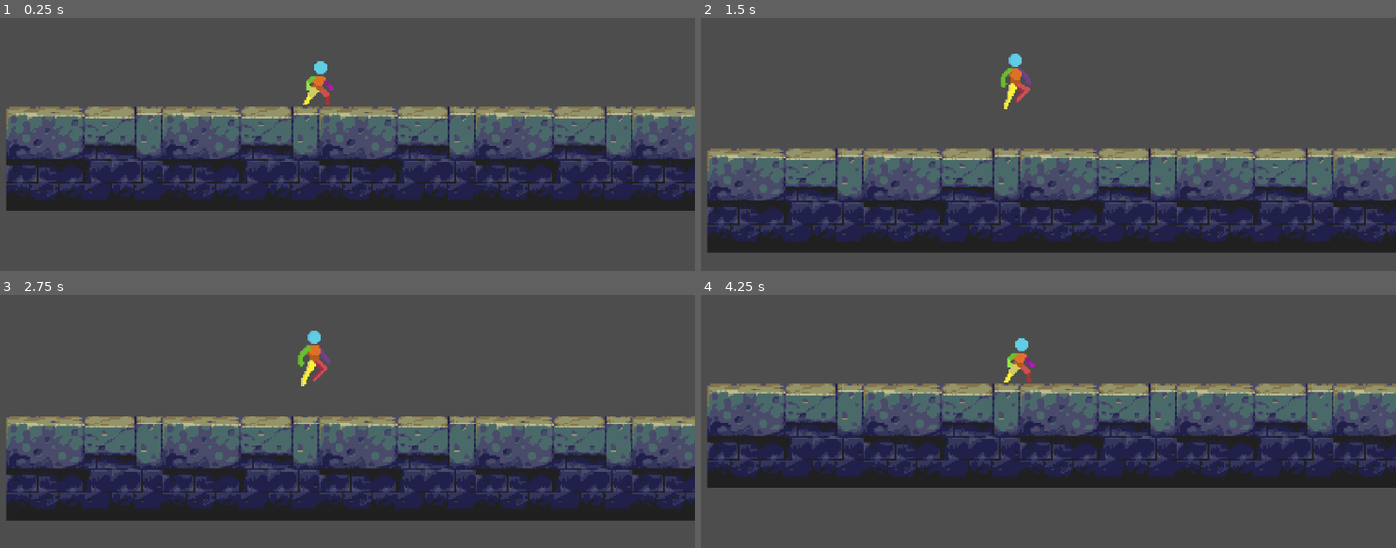
Above: before the commit, frames 1-4 (two rows, left to right).
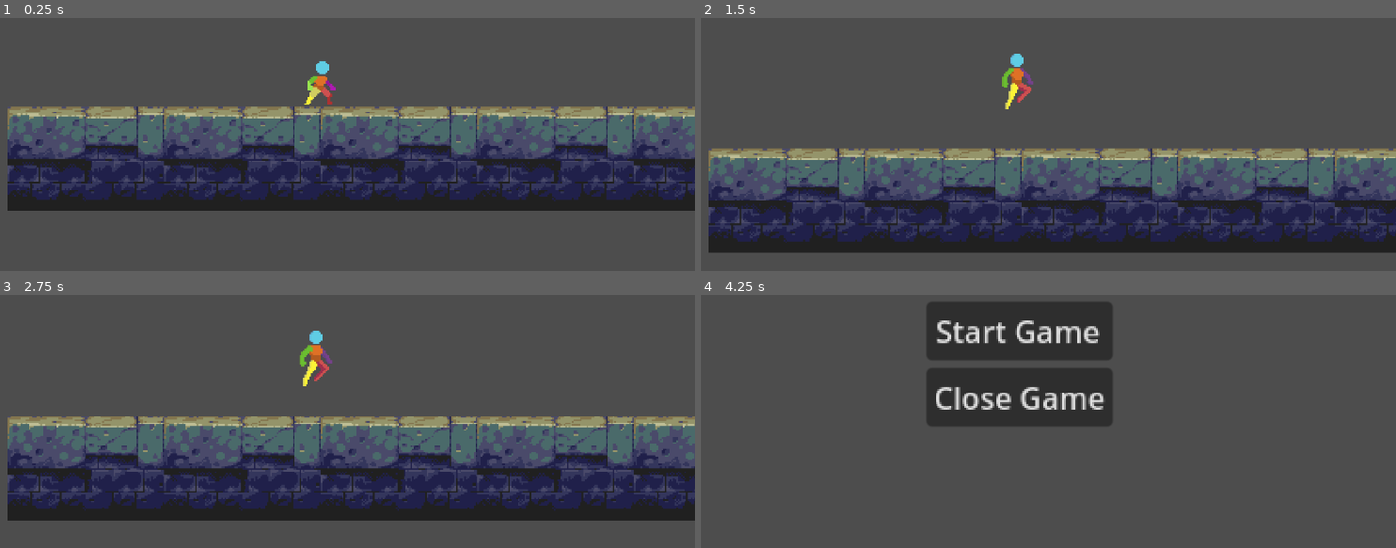
Above: after the commit, the same moments.

Repository: KubaPlay/godotsoulovka
Game: Godot game, scene res://scenes/scene_tutorial.tscn
Same seed, same stepped clock (60 frames per second), same inputs: the game is played once before the commit and once after it. The project has no main scene, so this scene is started directly.
Inputs:
- Up to frame 1 (0.25 s): no input
- Up to frame 2 (1.5 s): tap Enter (ui_accept) at 0.5, 0.6 s; hold Right (ui_right) from 0.53 s (still down); tap Space (jump) at 0.77, 0.8, 1.07, 1.35 s
- Up to frame 3 (2.75 s): tap Space (jump) at 1.52, 1.82, 2.3 s; tap Enter (ui_accept) at 1.55, 2.1 s; release Right (ui_right) at 2.03 s; hold Left (ui_left) from 2.03 s (still down)
- Up to frame 4 (4.25 s): release Left (ui_left) at 2.78 s; hold Right (ui_right) from 2.78 s (still down); tap Enter (ui_accept) at 2.85 s; tap Space (jump) at 3.02, 3.32, 3.6, 3.77, 4.07 s; tap Escape (Esc, bound only after the commit) at 4.15 s

The runs differ from the first frame. In frame 1, 4.9% of the frame differs, in the area x 0-100%, y 17-77%; in frame 2, 4.9%; in frame 3, 5.0%; in frame 4, 47%, in the area x 0-100%, y 2-77%.

Commit message:
Menu
-added menu

Diff:
--- /dev/null
+++ b/firstgame/assets/close_game.gd
@@ -0,0 +1,8 @@
+extends Button
+
+func _ready():
+	self.pressed.connect(_on_this_button_pressed)
+
+
+func _on_this_button_pressed(): # Doporučuje se konvence "_on_NodeName_signal_name"
+	get_tree().quit()
--- a/firstgame/assets/enemy.gd
+++ b/firstgame/assets/enemy.gd
@@ -1,25 +1,31 @@
 extends CharacterBody2D
 
+var speed: float = 100.0
+var patrol_range: float = 150.0
 
-const SPEED = 300.0
-const JUMP_VELOCITY = -400.0
-var health= 100
 
-func _physics_process(delta: float) -> void:
-	# Add the gravity.
-	if not is_on_floor():
-		velocity += get_gravity() * delta
+var direction: int = 1
+var start_x_position: float
 
-	# Handle jump.
-	if Input.is_action_just_pressed("ui_accept") and is_on_floor():
-		velocity.y = JUMP_VELOCITY
 
-	# Get the input direction and handle the movement/deceleration.
-	# As good practice, you should replace UI actions with custom gameplay actions.
-	var direction := Input.get_axis("ui_left", "ui_right")
-	if direction:
-		velocity.x = direction * SPEED
-	else:
-		velocity.x = move_toward(velocity.x, 0, SPEED)
+var sprite_node: Sprite2D
 
+
+func _ready():
+	start_x_position = global_position.x
+
+
+func _physics_process(delta: float):
+	velocity.x = direction * speed
 	move_and_slide()
+
+	if direction == 1 and global_position.x >= start_x_position + patrol_range:
+		direction = -1
+		global_position.x = start_x_position + patrol_range
+		if sprite_node:
+			sprite_node.flip_h = true
+	elif direction == -1 and global_position.x <= start_x_position - patrol_range:
+		direction = 1
+		global_position.x = start_x_position - patrol_range
+		if sprite_node:
+			sprite_node.flip_h = false
--- a/firstgame/assets/enemy.tscn
+++ b/firstgame/assets/enemy.tscn
@@ -207,3 +207,5 @@
 shape = SubResource("CapsuleShape2D_2asft")
 
 [node name="VisibleOnScreenNotifier2D" type="VisibleOnScreenNotifier2D" parent="."]
+position = Vector2(4.17233e-07, 4)
+scale = Vector2(0.8, 1.7)
--- /dev/null
+++ b/firstgame/menu.gd
@@ -0,0 +1,20 @@
+extends Button # Důležité! Skript musí dědit z Button
+
+# Není potřeba @export pro scénu, pokud ji měníte z tohoto tlačítka
+# Pokud ale chcete scénu měnit na jinou, než je pevně daná, @export je stále užitečný
+@export var scene_tutorial: PackedScene
+
+func _ready():
+	# 'self' zde odkazuje na tento uzel Button
+	# Signál 'pressed' je vysílán tímto uzlem (self)
+	# Připojíme ho k metodě '_on_this_button_pressed' definované v tomto skriptu
+	self.pressed.connect(_on_this_button_pressed)
+	# Můžete také napsat jen:
+	# pressed.connect(_on_this_button_pressed)
+
+func _on_this_button_pressed(): # Doporučuje se konvence "_on_NodeName_signal_name"
+	print("Existující tlačítko bylo stisknuto!")
+	if !scene_tutorial:
+		get_tree().change_scene_to_file("res://scenes/scene_tutorial.tscn")
+	else:
+		print("CHYBA: Proměnná 'scene_to_load' není nastavena v inspektoru!")
--- a/firstgame/project.godot
+++ b/firstgame/project.godot
@@ -36,6 +36,11 @@
 "events": [Object(InputEventKey,"resource_local_to_scene":false,"resource_name":"","device":0,"window_id":0,"alt_presse …(189 unchanged characters)…
 ]
 }
+Esc={
+"deadzone": 0.2,
+"events": [Object(InputEventKey,"resource_local_to_scene":false,"resource_name":"","device":0,"window_id":0,"alt_pressed":false,"shift_pressed":false,"ctrl_pressed":false,"meta_pressed":false,"pressed":false,"keycode":0,"physical_keycode":4194305,"key_label":0,"unicode":0,"location":0,"echo":false,"script":null)
+]
+}
 
 [rendering]
 
--- /dev/null
+++ b/firstgame/scenes/menu.tscn
@@ -0,0 +1,41 @@
+[gd_scene load_steps=3 format=3 uid="uid://bdg64fftuy02n"]
+
+[ext_resource type="Script" uid="uid://dewwhp1mm7sg8" path="res://menu.gd" id="1_yqeox"]
+[ext_resource type="Script" uid="uid://bd4iml286as7" path="res://assets/close_game.gd" id="2_vjb58"]
+
+[node name="Menu" type="Control"]
+layout_mode = 3
+anchors_preset = 15
+anchor_right = 1.0
+anchor_bottom = 1.0
+grow_horizontal = 2
+grow_vertical = 2
+scale = Vector2(2.11553, 2.12852)
+
+[node name="MarginContainer" type="MarginContainer" parent="."]
+layout_direction = 1
+layout_mode = 1
+offset_left = -67.5954
+offset_top = -44.632
+offset_right = 31.4046
+offset_bottom = 21.368
+scale = Vector2(1.3637, 1.3637)
+
+[node name="VBoxContainer" type="VBoxContainer" parent="MarginContainer"]
+layout_mode = 2
+
+[node name="Spustit" type="Button" parent="MarginContainer/VBoxContainer"]
+layout_mode = 2
+text = "Start Game"
+script = ExtResource("1_yqeox")
+
+[node name="Close Game" type="Button" parent="MarginContainer/VBoxContainer"]
+layout_mode = 2
+text = "Close Game"
+script = ExtResource("2_vjb58")
+
+[node name="Camera2D" type="Camera2D" parent="."]
+position = Vector2(0, -2.38419e-07)
+scale = Vector2(0.989124, 1.20319)
+
+[node name="CanvasLayer" type="CanvasLayer" parent="."]
--- /dev/null
+++ b/firstgame/scenes/scene_tutorial.gd
@@ -0,0 +1,11 @@
+extends Node2D
+
+func _ready() -> void:
+	print("Scéna je připravena. Čekám na stisk Esc pro návrat do menu.")
+
+
+func _process(delta: float) -> void:
+
+	if Input.is_action_just_pressed("Esc"):
+		print("Akce 'ui_cancel' (Esc) byla stisknuta. Měním scénu na menu...")
+		get_tree().change_scene_to_file("res://scenes/menu.tscn")
--- a/firstgame/scenes/scene_tutorial.tscn
+++ b/firstgame/scenes/scene_tutorial.tscn
@@ -1,6 +1,7 @@
-[gd_scene load_steps=7 format=3 uid="uid://crv5p1ym8ufhj"]
+[gd_scene load_steps=8 format=3 uid="uid://crv5p1ym8ufhj"]
 
 [ext_resource type="PackedScene" uid="uid://beqqauuw7q5p1" path="res://assets/player.tscn" id="1_7dyq5"]
+[ext_resource type="Script" uid="uid://bjlbdil7w237b" path="res://scenes/scene_tutorial.gd" id="1_kd7jy"]
 [ext_resource type="Texture2D" uid="uid://cxm7tvkvddujc" path="res://assets/Fort of Illusion Files/Layers/tileset.png" id="2_y2ut2"]
 [ext_resource type="PackedScene" uid="uid://c8q45y88hk4k" path="res://assets/enemy.tscn" id="3_y2ut2"]
 
@@ -74,13 +75,14 @@
 physics_layer_0/physics_material = SubResource("PhysicsMaterial_7dyq5")
 sources/0 = SubResource("TileSetAtlasSource_kd7jy")
 
-[node name="scene-tutorial" type="Node2D"]
+[node name="scene_tutorial" type="Node2D"]
+script = ExtResource("1_kd7jy")
 
 [node name="player" parent="." instance=ExtResource("1_7dyq5")]
 position = Vector2(0, -8)
 
 [node name="Camera2D" type="Camera2D" parent="player"]
-position = Vector2(0, 8)
+position = Vector2(-1, 8)
 zoom = Vector2(2.5, 2.5)
 
 [node name="TileMapLayer" type="TileMapLayer" parent="."]
Not shown, added: firstgame/assets/close_game.gd.uid
Not shown, added: firstgame/menu.gd.uid
Not shown, added: firstgame/scenes/scene_tutorial.gd.uid
